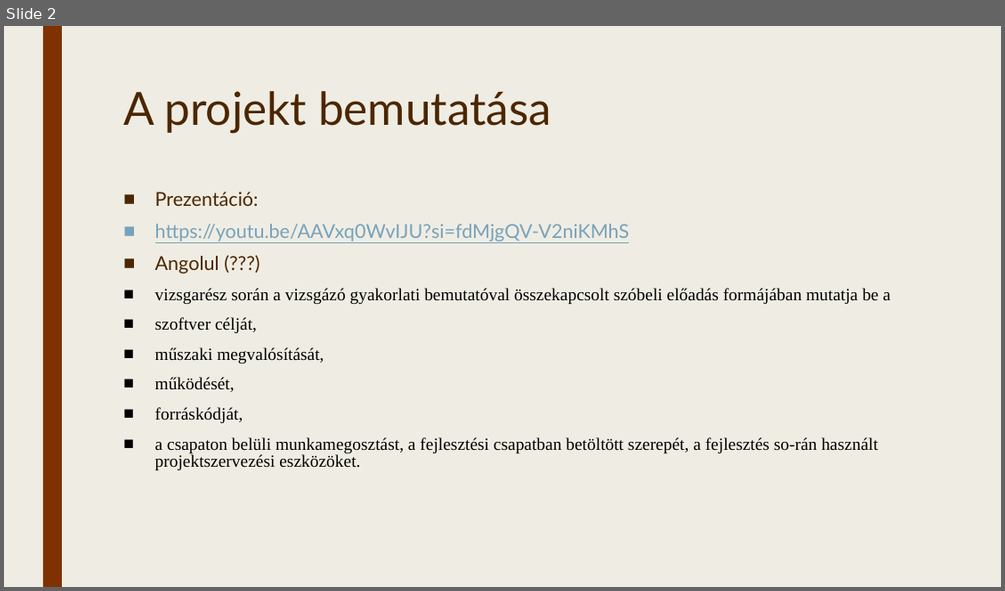
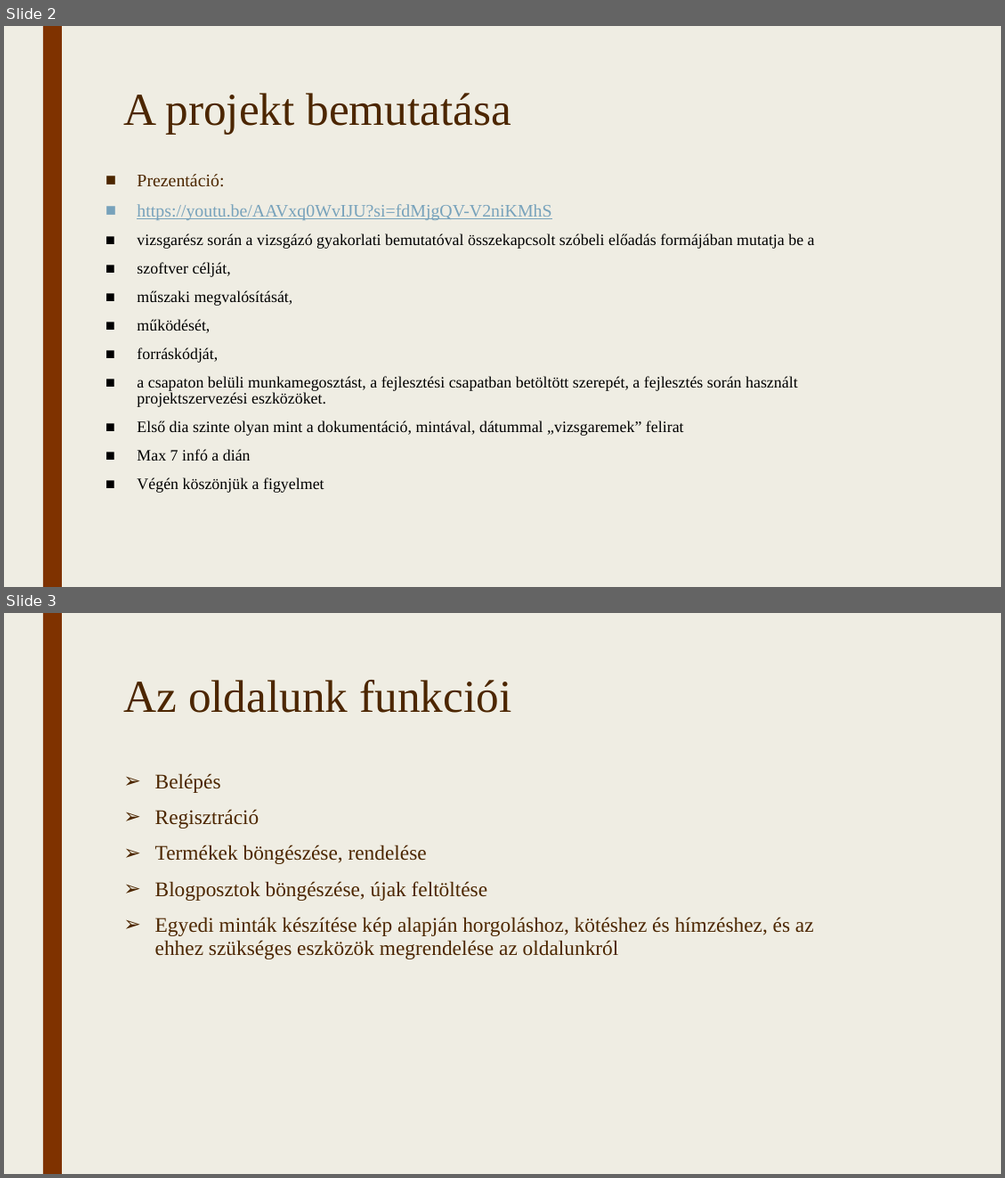
Before and after one commit to TothpalIstvano/13_S1_4_vizsgaremek, a slide deck: Fájlok/Bemutató.pptx. Shown one above the other, each under a label of ours: slide 2 before the commit, slides 2 and 3 after it. The pictures are 1005x591 and 1005x1178 pixels, drawn with LibreOffice and Linux fonts; fonts in the diff are those of the drawing. Boxes give left, top, right and bottom in pixels: in the first picture for what was removed or moved away, otherwise in the second. Text is boxed around its words. In the diff, an @@ line names an element or a change of style, - is before the commit and + after.

Commit message:
bemutató

```diff
--- a/Fájlok/Bemutató.pptx
+++ b/Fájlok/Bemutató.pptx
@@ slide 3 added at (x1=4, y1=613, x2=1001, y2=1174), background #EFEDE3; not listed: 1 template element that a slide beside it also shows @@
@@ title added at (x1=123, y1=680, x2=511, y2=713), 44 pt, text #4C2600 @@
+Az oldalunk funkciói
@@ text added at (x1=155, y1=773, x2=814, y2=959), 20 pt, text #4C2600 @@
+➢ Belépés
+➢ Regisztráció
+➢ Termékek böngészése, rendelése
+➢ Blogposztok böngészése, újak feltöltése
+➢ Egyedi minták készítése kép alapján horgoláshoz, kötéshez és hímzéshez, és az ehhez szükséges eszközök megrendelése az oldalunkról
@@ slide 2 changed as well @@
@@ title "A projekt bemutatása" at (x1=123, y1=93, x2=512, y2=134): font Lato to Times New Roman @@
@@ text "Prezentáció:" moved from (x1=155, y1=192, x2=890, y2=470) to (x1=137, y1=174, x2=815, y2=492) @@
@@ text at (x1=137, y1=174, x2=815, y2=362): size 18.5 to 17 pt, font Lato to Times New Roman in "Prezentáció:", "https://youtu.be/AAVxq0WvIJU?si=fdMjgQV-V2niKMhS"; size 16.6 to 15.3 pt in "vizsgarész során a vizsgázó gyakorlati bemutatóval összekapc ...", "szoftver célját,", "műszaki megvalósítását,", "működését," and 1 more places @@
@@ text at (x1=155, y1=256, x2=219, y2=273): paragraph removed @@
-■ Angolul (???)
@@ text at (x1=137, y1=376, x2=798, y2=492): text changed; size 16.6 to 15.3 pt @@
-■ a csapaton belüli munkamegosztást, a fejlesztési csapatban betöltött szerepét, a fejlesztés so-rán használt projektszervezési eszközöket.
+■ a csapaton belüli munkamegosztást, a fejlesztési csapatban betöltött szerepét, a fejlesztés során használt projektszervezési eszközöket.
+■ Első dia szinte olyan mint a dokumentáció, mintával, dátummal „vizsgaremek” felirat
+■ Max 7 infó a dián
+■ Végén köszönjük a figyelmet
```
Also in this commit, not shown: 7 other slides changed, 3 other slides added, 4 slides removed.
